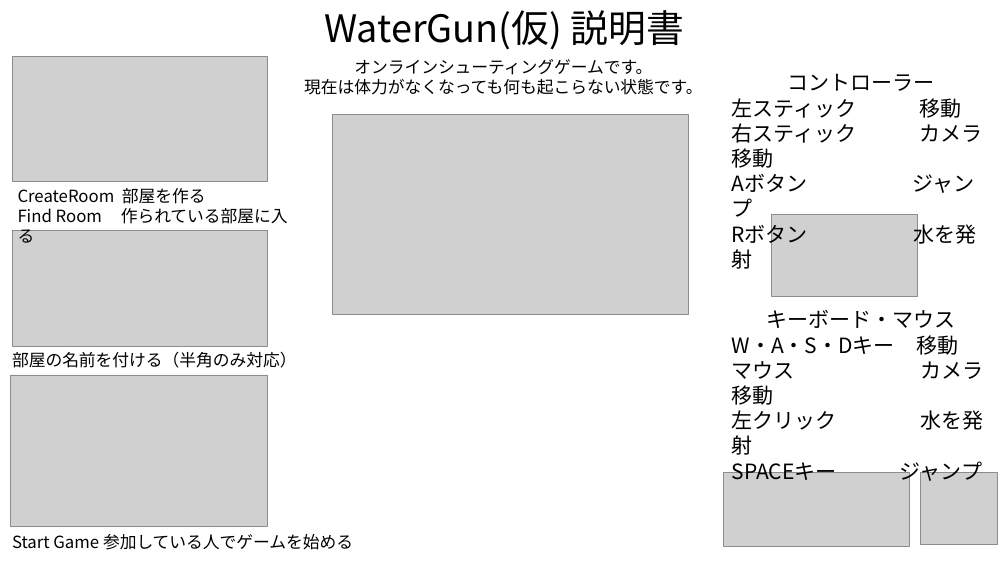
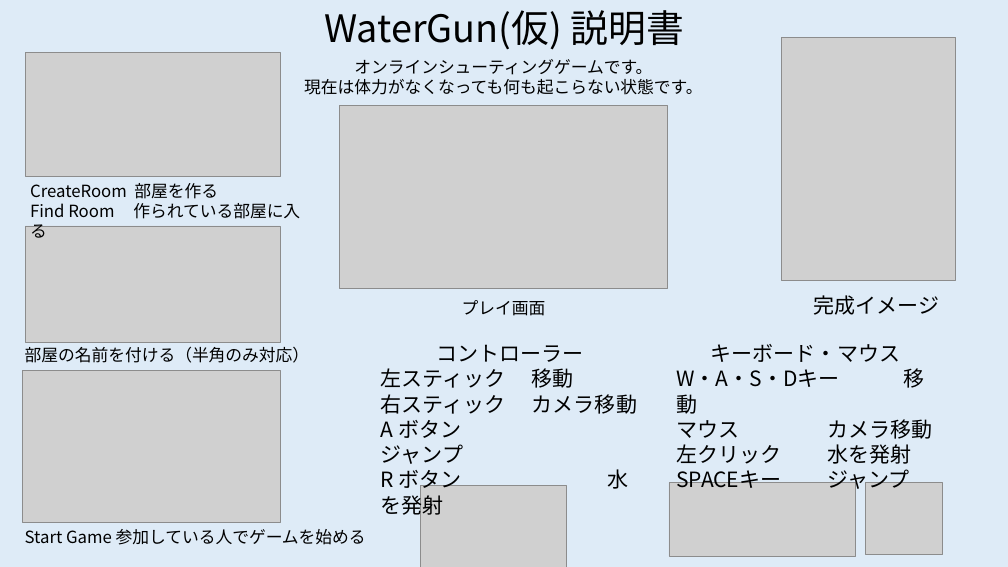
Before and after one commit to niigawa/-, a slide deck: slide 1 of 操作説明書.pptx. Drawn at 1008x567 pixels with LibreOffice and Linux fonts; fonts in the diff are those of the drawing; grey boxes stand for pictures. Boxes give left, top, right and bottom in pixels: in the first picture for what was removed or moved away, otherwise in the second. Text is boxed around its words. In the diff, an @@ line names an element or a change of style, - is before the commit and + after.

Commit message:
最終調整

```diff
--- a/操作説明書.pptx
+++ b/操作説明書.pptx
@@ rectangle added at <box>0,0,1008,567</box>, fill #DEEBF7 @@
@@ picture added at <box>781,37,956,281</box> @@
@@ picture: place and size @@
-picture at <box>333,115,688,315</box>
+picture at <box>340,105,668,289</box>
@@ 3 pictures, 1 text: place and size @@
-3 pictures, 1 text at <box>10,57,288,527</box>
+3 pictures, 1 text at <box>23,52,300,523</box>
@@ text added at <box>814,295,940,315</box>, 20 pt, text #000000 @@
+完成イメージ
@@ text added at <box>462,300,546,316</box>, 16 pt, text #000000 @@
+プレイ画面
@@ text "部屋の名前を付ける（半角のみ対応）": place and size @@
-text "部屋の名前を付ける（半角のみ対応）" at <box>12,351,297,368</box>
+text "部屋の名前を付ける（半角のみ対応）" at <box>25,346,310,363</box>
@@ text "コントローラー": place and size @@
-text "コントローラー" at <box>731,73,983,269</box>
+text "コントローラー" at <box>381,344,637,518</box>
@@ text "キーボード・マウス" rewrapped from <box>732,310,984,484</box> to <box>676,344,933,492</box> @@
@@ text at <box>381,420,629,518</box>: spaces changed @@
-Aボタン ジャンプ
-Rボタン 水を発射
+A ボタン ジャンプ
+R ボタン 水を発射
@@ picture: place and size @@
-picture at <box>771,214,917,296</box>
+picture at <box>420,485,566,567</box>
@@ picture: place and size @@
-picture at <box>724,473,910,546</box>
+picture at <box>669,482,855,556</box>
@@ picture: place and size @@
-picture at <box>921,473,998,545</box>
+picture at <box>866,482,943,555</box>
@@ text "Start Game 参加している人でゲームを始める": place and size @@
-text "Start Game 参加している人でゲームを始める" at <box>12,534,353,550</box>
+text "Start Game 参加している人でゲームを始める" at <box>25,529,366,545</box>
```
